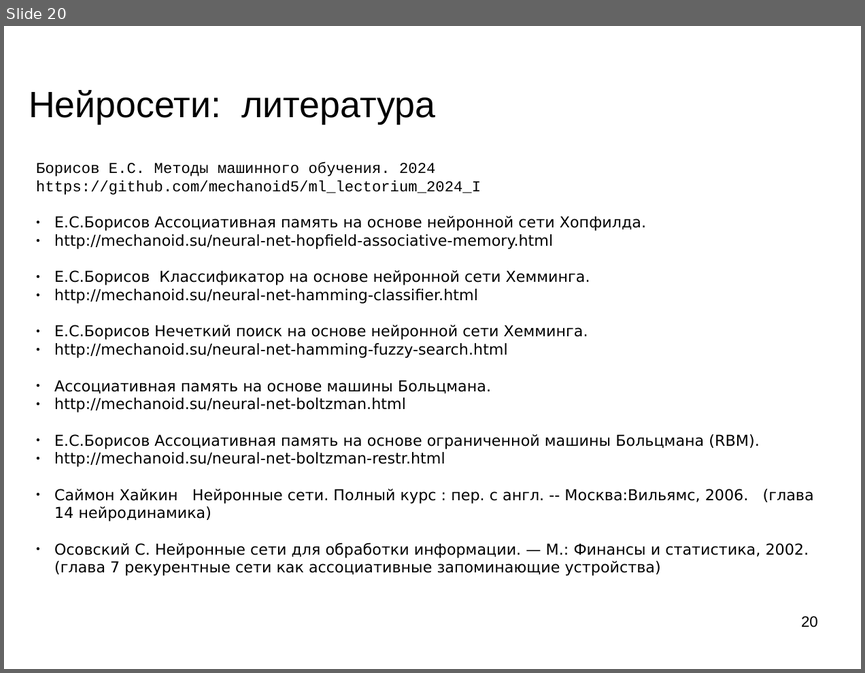
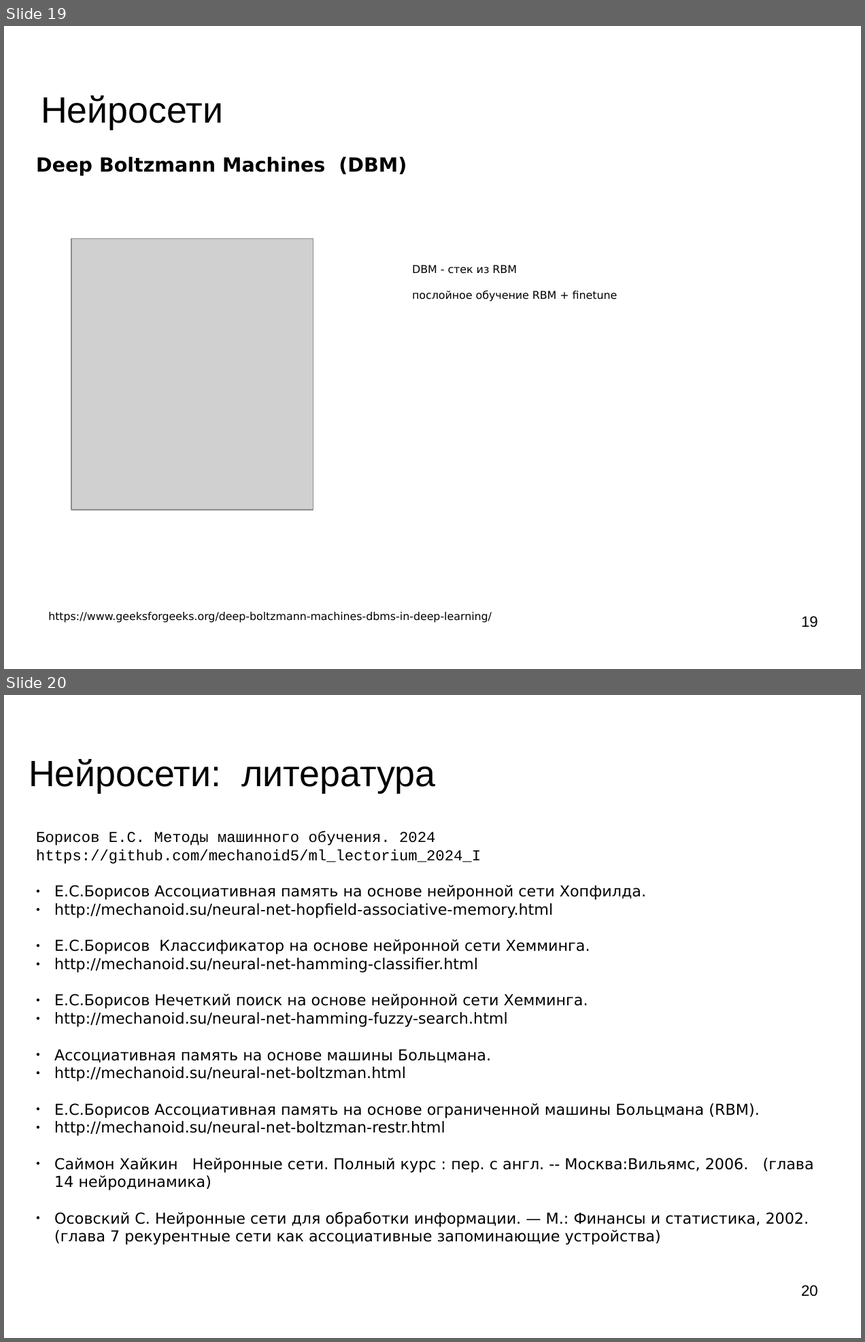
Before and after one commit to mechanoid5/ml_lectorium_2024_I, a slide deck: 19-hopfield.odp. Shown one above the other, each under a label of ours: slide 20 before the commit, slides 19 and 20 after it. The pictures are 865x673 and 865x1342 pixels, drawn with LibreOffice and Linux fonts; fonts in the diff are those of the drawing; grey boxes stand for pictures; background and template pictures are left out. Boxes give left, top, right and bottom in pixels: in the first picture for what was removed or moved away, otherwise in the second. Text is boxed around its words. In the diff, an @@ line names an element or a change of style, - is before the commit and + after.

```diff
--- a/19-hopfield.odp
+++ b/19-hopfield.odp
@@ slide 19 added at [4, 26, 861, 669], background picture (left out) @@
@@ title added at [41, 95, 223, 129], 33.9 pt, text #000000 @@
+Нейросети
@@ text added at [36, 157, 407, 176], 18 pt, text #000000, bold @@
+Deep Boltzmann Machines (DBM)
@@ picture added at [71, 238, 313, 509] @@
@@ text added at [412, 265, 617, 301], 10 pt, text #000000 @@
+DBM - стек из RBM
+послойное обучение RBM + finetune
@@ text added at [48, 611, 492, 622], 10 pt, text #000000 @@
+https://www.geeksforgeeks.org/deep-boltzmann-machines-dbms-in-deep-learning/
@@ page number added at [801, 616, 818, 627], 14 pt, text #000000 @@
+19
```
Also in this commit, not shown: 1 slide changed, 1 slide removed, 13 other files.
